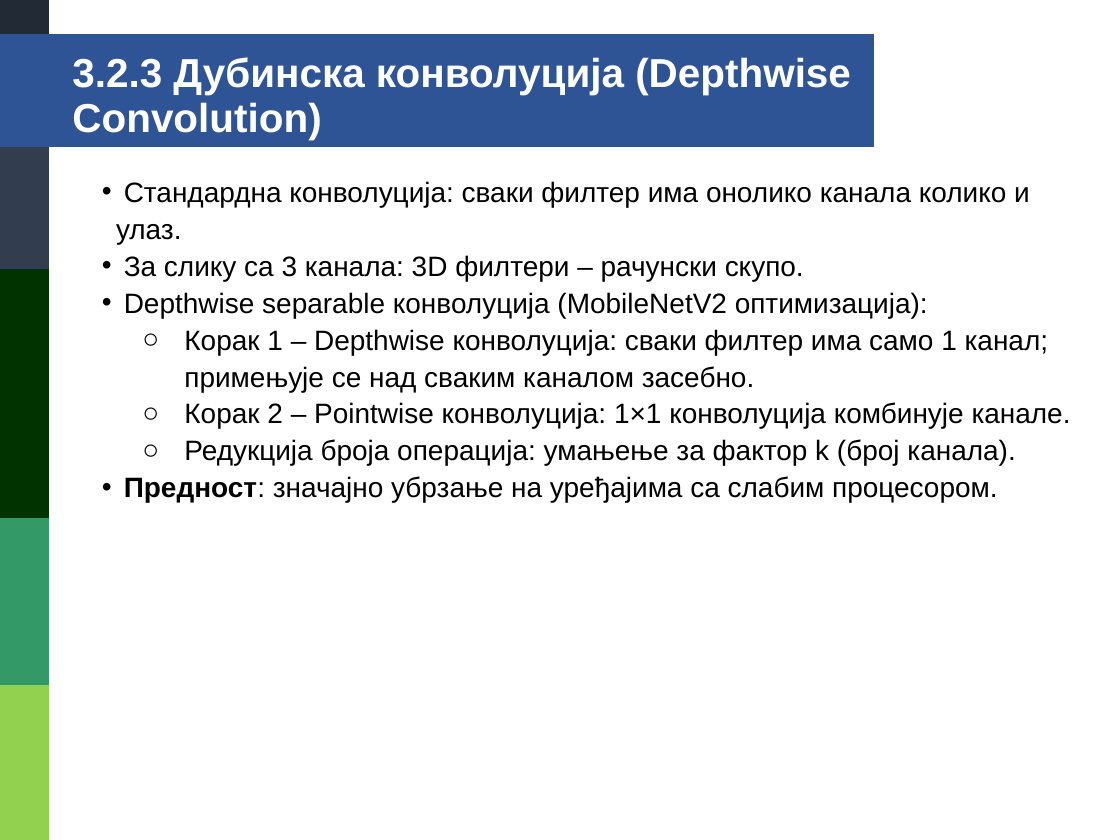
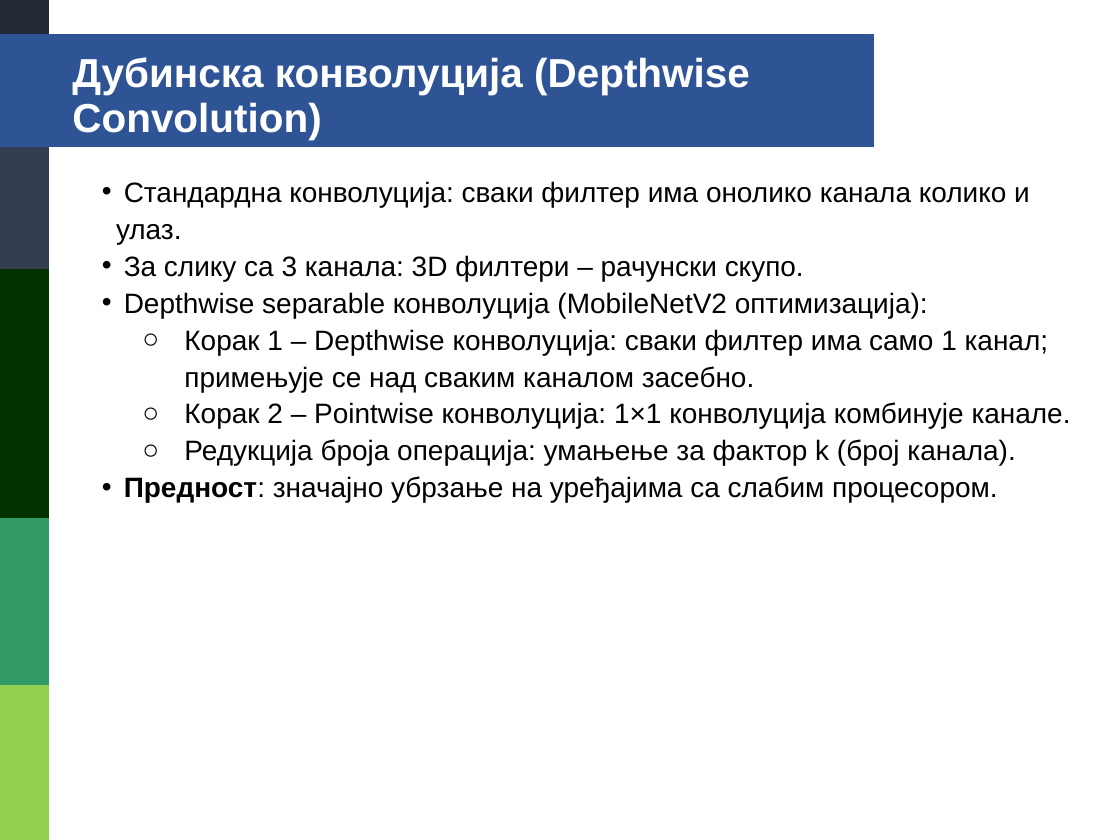
Before and after one commit to danilo-milosevic/ml-audio, a slide deck: slide 47 of drugi_deo/prezentacija/DaniloMilosevic1732.pptx (slide 44 before the commit). Drawn at 1120x840 pixels with LibreOffice and Linux fonts; fonts in the diff are those of the drawing. Boxes give left, top, right and bottom in pixels: in the first picture for what was removed or moved away, otherwise in the second. Text is boxed around its words. In the diff, an @@ line names an element or a change of style, - is before the commit and + after.

```diff
--- a/drugi_deo/prezentacija/DaniloMilosevic1732.pptx
+++ b/drugi_deo/prezentacija/DaniloMilosevic1732.pptx
@@ text at [72, 57, 750, 140]: text changed @@
-3.2.3 Дубинска конволуција (Depthwise Convolution)
+Дубинска конволуција (Depthwise Convolution)
```
Also in this commit, not shown: 53 other slides changed, 8 slides added, 2 slides removed.
